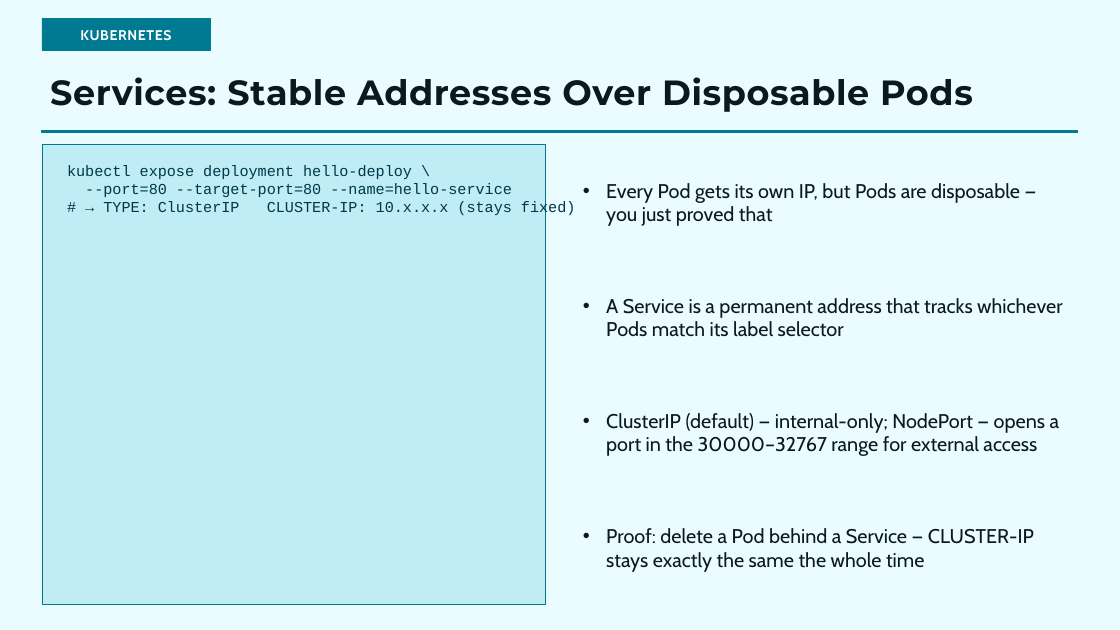
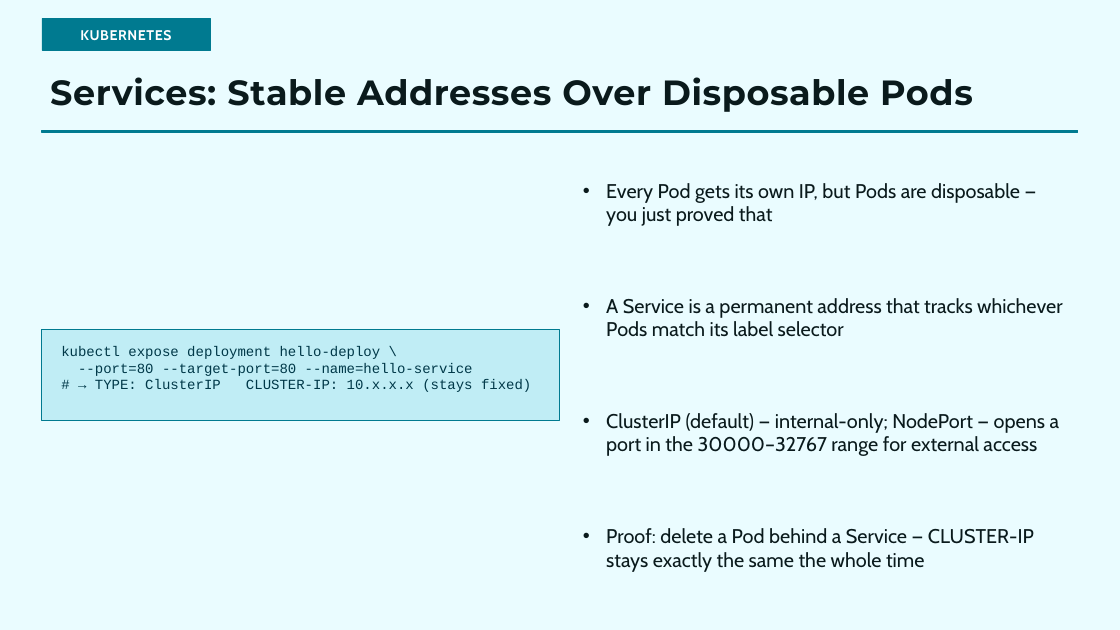
Before and after one commit to choicespecs/kube-self-learn, a slide deck: slide 16 of docs/presentations/KubernetesFundamentals/KubernetesFundamentals.pptx. Drawn at 1120x630 pixels with LibreOffice and Linux fonts; fonts in the diff are those of the drawing. Boxes give left, top, right and bottom in pixels: in the first picture for what was removed or moved away, otherwise in the second. Text is boxed around its words. In the diff, an @@ line names an element or a change of style, - is before the commit and + after.

Commit message:
update presentation

```diff
--- a/docs/presentations/KubernetesFundamentals/KubernetesFundamentals.pptx
+++ b/docs/presentations/KubernetesFundamentals/KubernetesFundamentals.pptx
@@ rectangle: place and size @@
-rectangle at (42,145,545,605)
+rectangle at (42,329,560,421)
@@ text "kubectl expose deployment hello-deploy \": place and size @@
-text "kubectl expose deployment hello-deploy \" at (67,165,512,215)
+text "kubectl expose deployment hello-deploy \" at (61,346,531,392)
@@ text "kubectl expose deployment hello-deploy \" at (61,346,531,392): size 13 to 12 pt @@
```
Also in this commit, not shown: 2 other slides changed, 1 other file.
